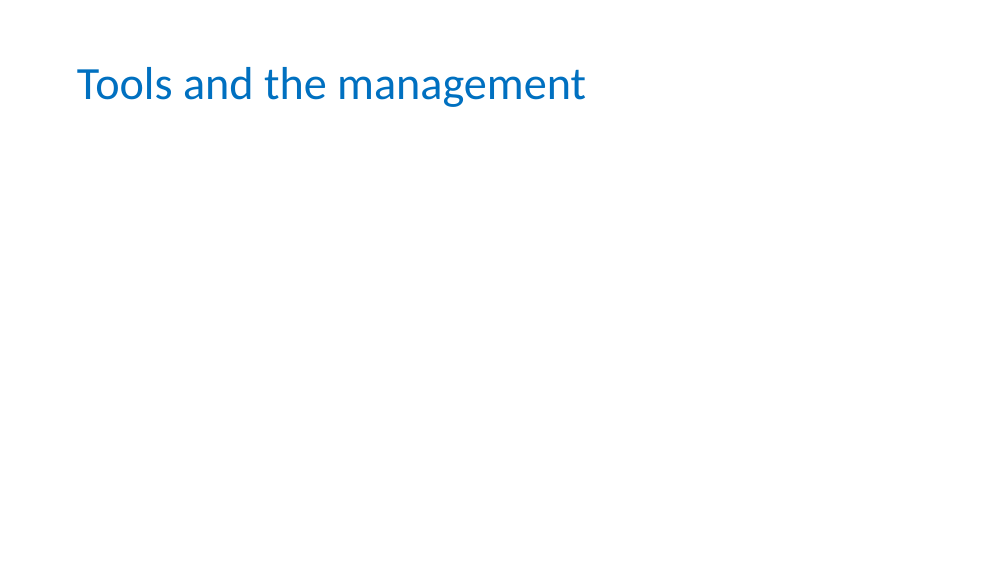
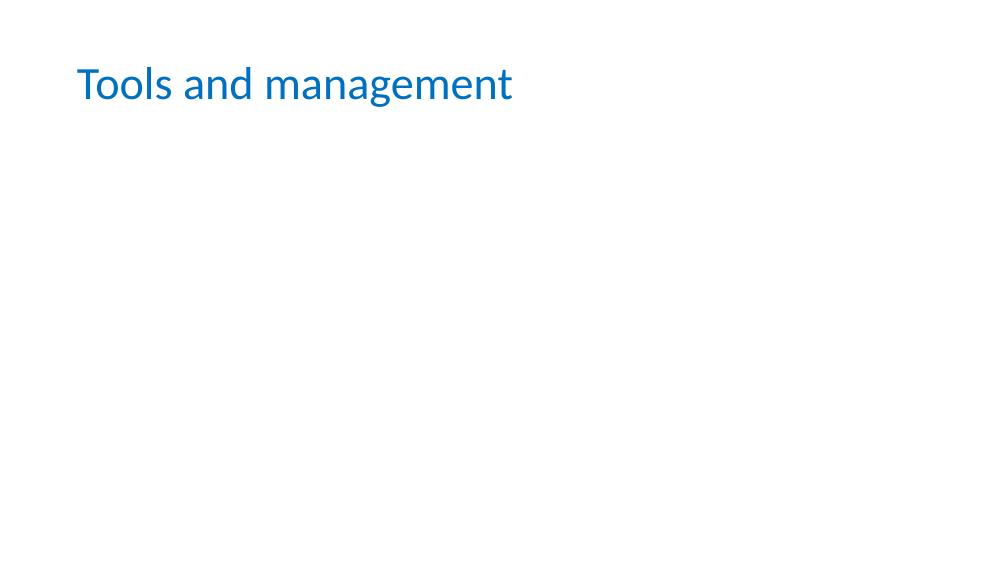
Before and after one commit to tobyhodges/probable-enigma, a slide deck: slide 11 of instructors/03-Tools_for_overlords.pptx. Drawn at 1008x567 pixels with LibreOffice and Linux fonts; fonts in the diff are those of the drawing; background and template pictures are left out. Boxes give left, top, right and bottom in pixels: in the first picture for what was removed or moved away, otherwise in the second. Text is boxed around its words. In the diff, an @@ line names an element or a change of style, - is before the commit and + after.

```diff
--- a/instructors/03-Tools_for_overlords.pptx
+++ b/instructors/03-Tools_for_overlords.pptx
@@ title at bbox=[77, 67, 513, 107]: text changed @@
-Tools and the management
+Tools and management
```
Also in this commit, not shown: 2 other slides changed, 1 slide added, 5 other files.
